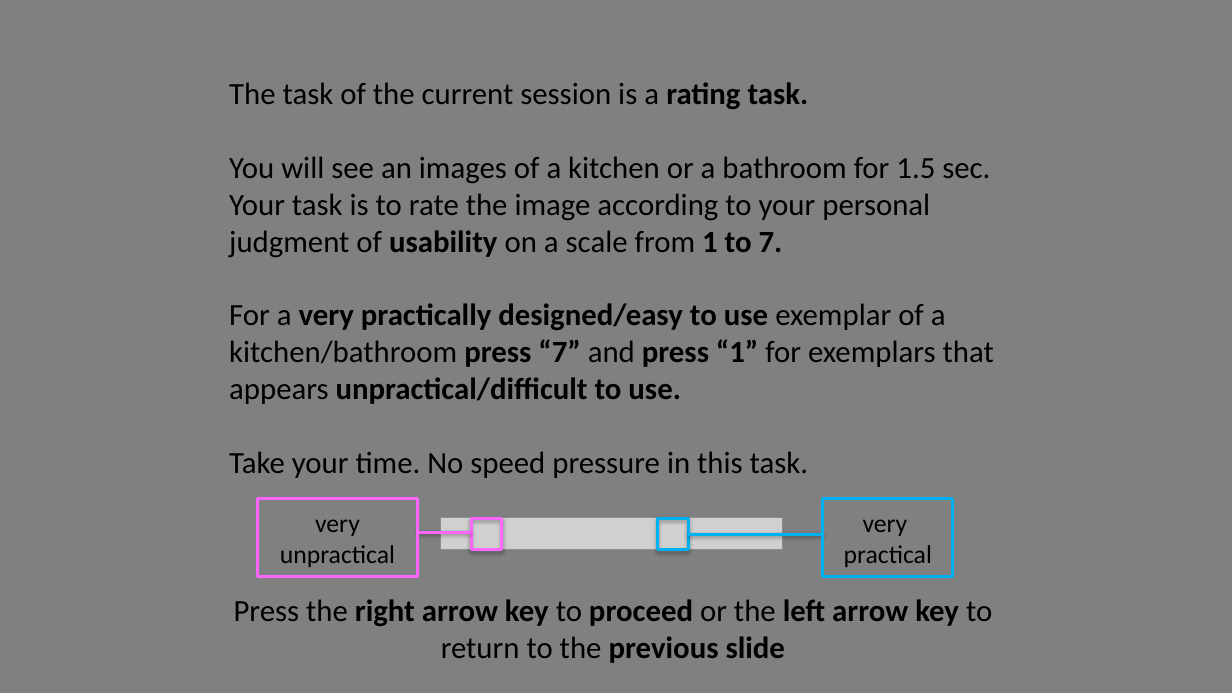
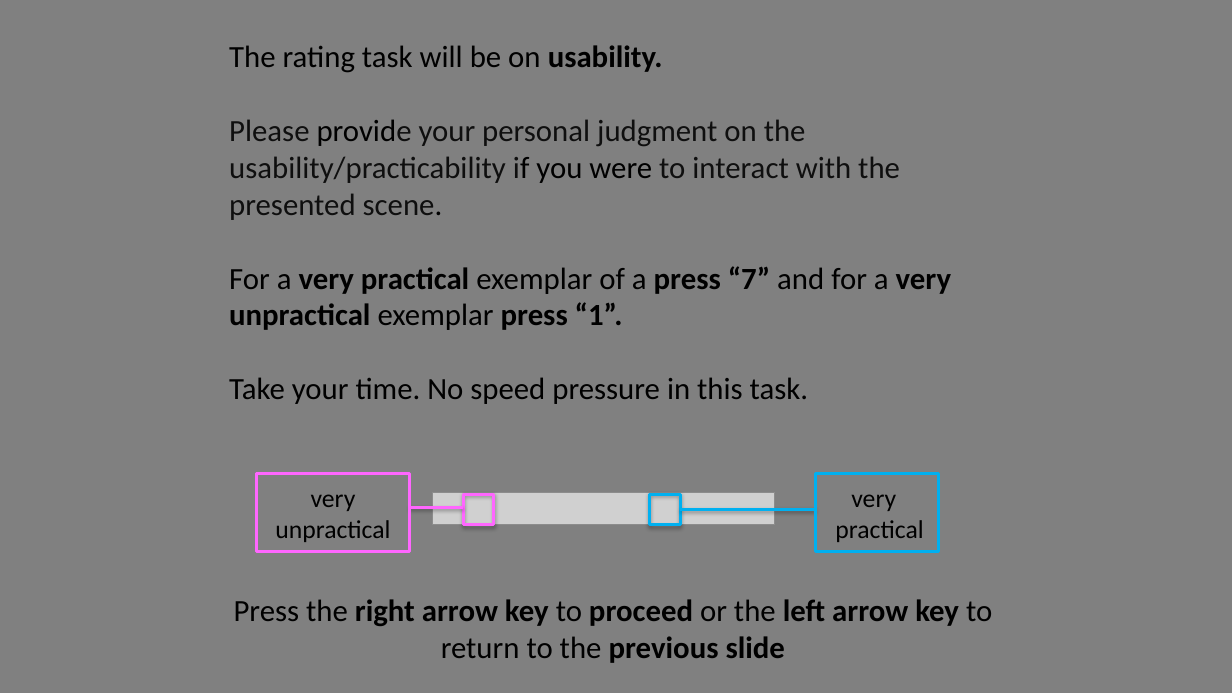
Before and after one commit to michaengeser/pep_wp4, a slide deck: slide 8 of instructions/Instructions.pptx (slide 6 before the commit). Drawn at 1232x693 pixels with LibreOffice and Linux fonts; fonts in the diff are those of the drawing; grey boxes stand for pictures. Boxes give left, top, right and bottom in pixels: in the first picture for what was removed or moved away, otherwise in the second. Text is boxed around its words. In the diff, an @@ line names an element or a change of style, - is before the commit and + after.

```diff
--- a/instructions/Instructions.pptx
+++ b/instructions/Instructions.pptx
@@ text at (229,45,951,330): text changed @@
-The task of the current session is a rating task.
-You will see an images of a kitchen or a bathroom for 1.5 sec. Your task is to rate the image according to your personal judgment of usability on a scale from 1 to 7.
-For a very practically designed/easy to use exemplar of a kitchen/bathroom press “7” and press “1” for exemplars that appears unpractical/difficult to use.
+The rating task will be on usability.
+Please provide your personal judgment on the usability/practicability if you were to interact with the presented scene.
+For a very practical exemplar of a press “7” and for a very unpractical exemplar press “1”.
@@ rectangle "very": place and size @@
-rectangle "very" at (258,499,417,577)
+rectangle "very" at (257,474,409,552)
@@ rectangle "very practical": place and size @@
-rectangle "very practical" at (823,499,954,577)
+rectangle "very practical" at (815,474,938,552)
@@ text in rectangle at (275,494,390,542): text changed @@
-very unpractical
+very
+unpractical
@@ rectangle: place and size @@
-rectangle at (471,519,502,550)
+rectangle at (464,494,494,525)
@@ 2 lines, 1 picture, 1 rectangle: place and size @@
-2 lines, 1 picture, 1 rectangle at (417,518,823,550)
+2 lines, 1 picture, 1 rectangle at (409,493,815,525)
```
Also in this commit, not shown: 7 other slides changed, 4 slides added, 1 slide removed, 54 other files.
